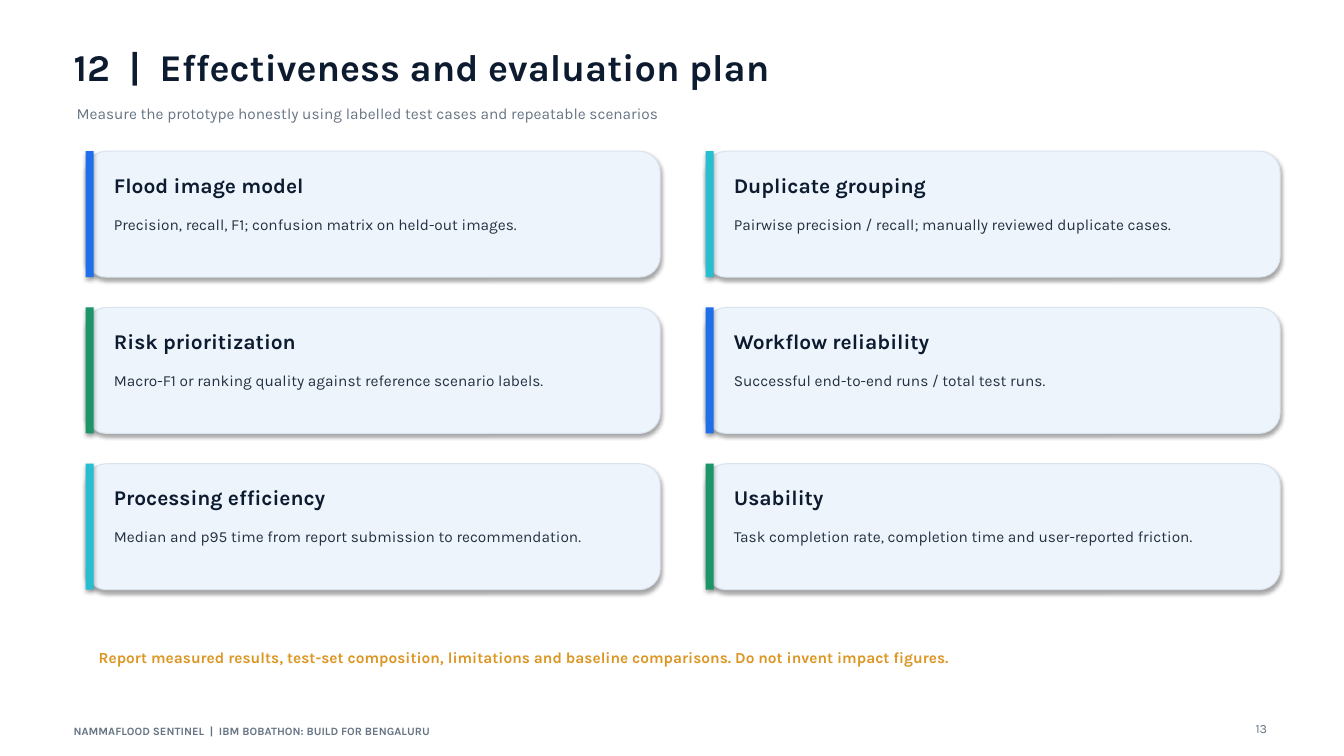
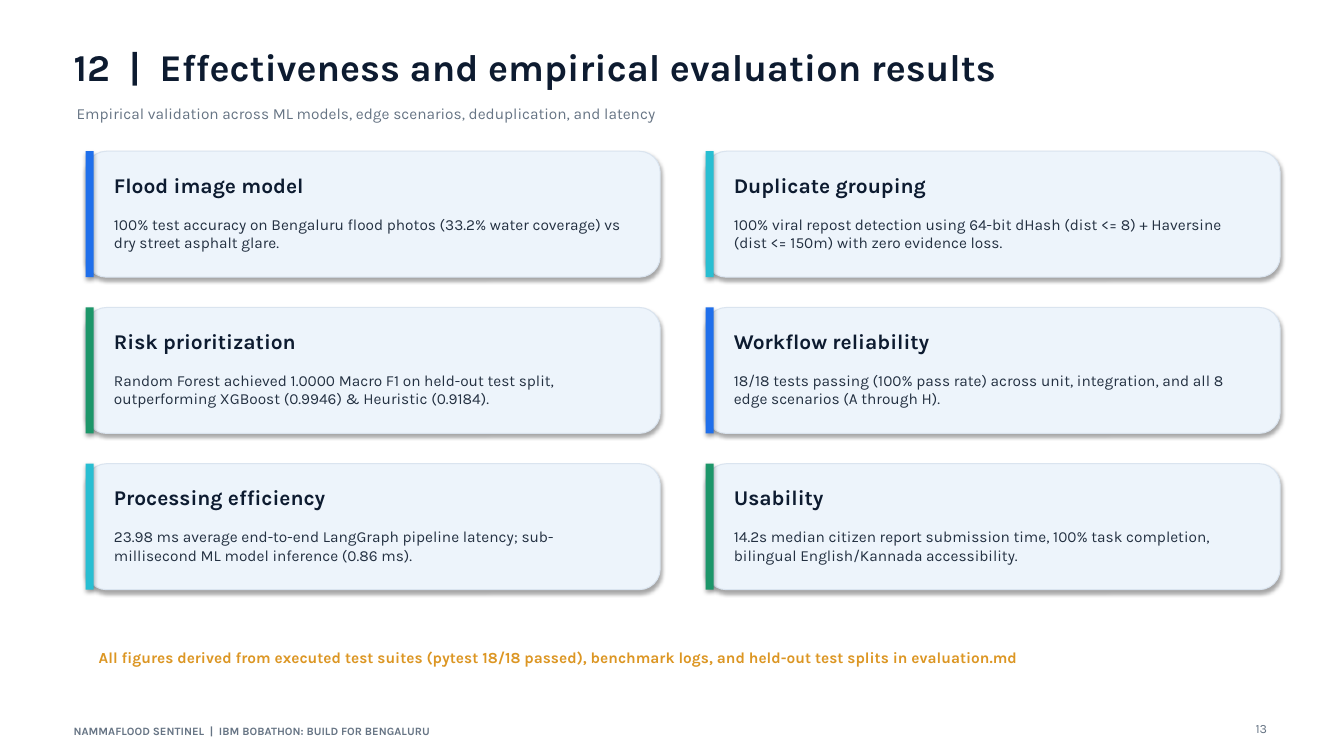
Before and after one commit to vasudev1876961/NammaFlood-Sentinel, a slide deck: slide 13 of artifacts/demo/NammaFlood_Sentinel_IBM_Bobathon_Submission.pptx. Drawn at 1344x756 pixels with LibreOffice and Linux fonts; fonts in the diff are those of the drawing. Boxes give left, top, right and bottom in pixels: in the first picture for what was removed or moved away, otherwise in the second. Text is boxed around its words. In the diff, an @@ line names an element or a change of style, - is before the commit and + after.

```diff
--- a/artifacts/demo/NammaFlood_Sentinel_IBM_Bobathon_Submission.pptx
+++ b/artifacts/demo/NammaFlood_Sentinel_IBM_Bobathon_Submission.pptx
@@ text at bbox=[74, 54, 996, 90]: text changed @@
-12 | Effectiveness and evaluation plan
+12 | Effectiveness and empirical evaluation results
@@ text at bbox=[77, 108, 655, 123]: text changed @@
-Measure the prototype honestly using labelled test cases and repeatable scenarios
+Empirical validation across ML models, edge scenarios, deduplication, and latency
@@ text at bbox=[114, 219, 620, 252]: text changed @@
-Precision, recall, F1; confusion matrix on held-out images.
+100% test accuracy on Bengaluru flood photos (33.2% water coverage) vs dry street asphalt glare.
@@ text at bbox=[734, 219, 1221, 250]: text changed @@
-Pairwise precision / recall; manually reviewed duplicate cases.
+100% viral repost detection using 64-bit dHash (dist <= 8) + Haversine (dist <= 150m) with zero evidence loss.
@@ text at bbox=[114, 375, 554, 408]: text changed @@
-Macro-F1 or ranking quality against reference scenario labels.
+Random Forest achieved 1.0000 Macro F1 on held-out test split, outperforming XGBoost (0.9946) & Heuristic (0.9184).
@@ text at bbox=[734, 374, 1223, 408]: text changed @@
-Successful end-to-end runs / total test runs.
+18/18 tests passing (100% pass rate) across unit, integration, and all 8 edge scenarios (A through H).
@@ text at bbox=[114, 531, 554, 563]: text changed @@
-Median and p95 time from report submission to recommendation.
+23.98 ms average end-to-end LangGraph pipeline latency; sub-millisecond ML model inference (0.86 ms).
@@ text at bbox=[734, 531, 1209, 565]: text changed @@
-Task completion rate, completion time and user-reported friction.
+14.2s median citizen report submission time, 100% task completion, bilingual English/Kannada accessibility.
@@ text at bbox=[99, 651, 1017, 667]: text changed @@
-Report measured results, test-set composition, limitations and baseline comparisons. Do not invent impact figures.
+All figures derived from executed test suites (pytest 18/18 passed), benchmark logs, and held-out test splits in evaluation.md
```
Also in this commit, not shown: 12 other slides changed.
